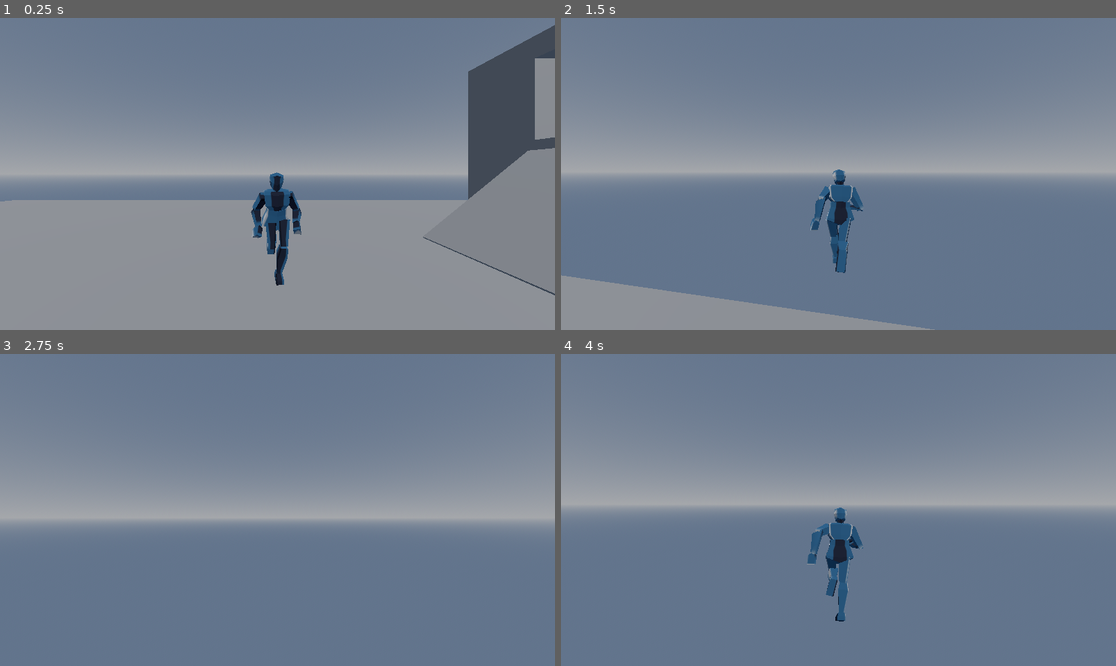
Above: before the commit, frames 1-4 (two rows, left to right).
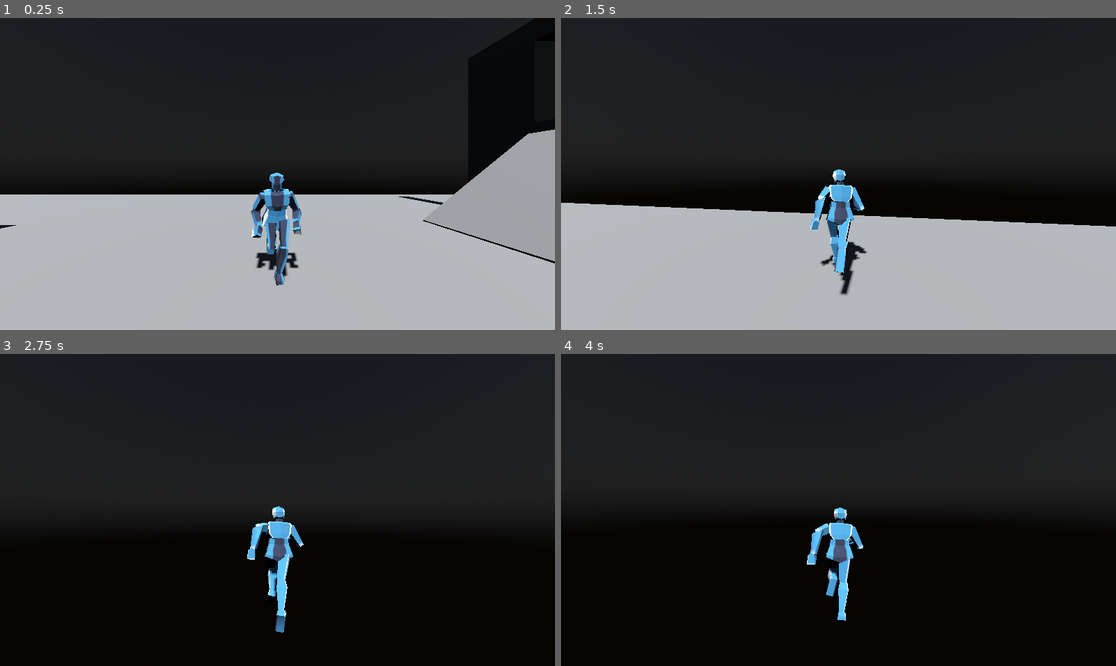
Above: after the commit, the same moments.

Repository: TheCodeWizard27/ProjectAtrox
Game: Godot game, scene res://src/scenes/player/player_test_scene.tscn
The game is run twice, just before and just after one commit, with the same random seed, the same clock (stepped at 60 frames per second) and the same inputs. This scene is started directly instead of the project's main scene. The engine's default icon, where the game draws it, is replaced by a stand-in: a white triangle on a blue panel in a dark square.
Inputs (mouse positions are in pixels of both pictures, inside the frame that each line leads up to):
- Up to frame 1 (0.25 s): no input
- Up to frame 2 (1.5 s): move the mouse to (866, 174) at 0.52 s; hold Space (jump) 0.53-1.28 s; hold Up (ui_up) from 0.53 s (still down); move the mouse to (810, 174) at 1.27 s; click (810, 174) at 1.35 s
- Up to frame 3 (2.75 s): keep holding Up (ui_up); tap Space (jump) at 1.52, 1.55, 1.82, 2.3 s; move the mouse to (288, 503) at 2.02 s; hold Shift (shift) from 2.03 s (still down)
- Up to frame 4 (4 s): keep holding Up (ui_up); move the mouse to (832, 516) at 2.77 s; release Shift (shift) at 2.78 s; tap Space (jump) at 2.85, 3.02, 3.32 s; move the mouse to (877, 513) at 3.52 s; hold Space (jump) from 3.53 s (still down); click (877, 513) at 3.6 s

The runs differ from the first frame. In frame 1, 100% of the frame differs, in the area x 0-100%, y 0-100%; in frame 2, 100%; in frame 3, 100%; in frame 4, 100%.

Commit message:
Intermediate commit with a lot of refactoring.

Diff:
--- a/src/assets/guy.tscn
+++ b/src/assets/guy.tscn
@@ -3,34 +3,34 @@
 [ext_resource type="PackedScene" uid="uid://slcrdsg5ydjr" path="res://src/assets/guy.glb" id="1_htcds"]
 [ext_resource type="Texture2D" uid="uid://bjev50b72ddco" path="res://icon.svg" id="2_sl3fv"]
 
-[sub_resource type="ORMMaterial3D" id="ORMMaterial3D_72jf7"]
+[sub_resource type="StandardMaterial3D" id="StandardMaterial3D_3swmu"]
 albedo_texture = ExtResource("2_sl3fv")
 
 [node name="guy" instance=ExtResource("1_htcds")]
 
 [node name="rig" parent="." index="0"]
-transform = Transform3D(1.09753, 0.0337138, -0.123084, -0.0501104, 1.09393, -0.147193, 0.117368, 0.15179, 1.08814, -0.0315404, -0.0684282, -0.191763)
+transform = Transform3D(0.502428, 0.0506116, -0.982785, 0.00419316, 1.10334, 0.058964, 0.984076, -0.0305415, 0.501518, -0.0281785, -0.0430122, 0.0216964)
 
 [node name="Skeleton3D" parent="rig" index="0"]
-bones/1/rotation = Quaternion(-0.0417657, 0.125673, -0.00159202, 0.991191)
-bones/2/rotation = Quaternion(-0.0109901, 0.0152603, 0.012072, 0.99975)
-bones/3/rotation = Quaternion(-0.0276256, 0.0155325, 0.0106631, 0.999441)
-bones/4/rotation = Quaternion(0.212323, -0.0115893, -0.00727316, 0.977104)
+bones/1/rotation = Quaternion(0.0991844, 0.0667717, -0.0241525, 0.992532)
+bones/2/rotation = Quaternion(0.102909, 0.0224575, -0.00653778, 0.994416)
+bones/3/rotation = Quaternion(0.086043, 0.0222663, -0.00706676, 0.996018)
+bones/4/rotation = Quaternion(0.187264, -0.035663, 0.00290819, 0.981658)
 bones/4/scale = Vector3(1, 1, 1)
-bones/5/rotation = Quaternion(-0.00691999, -0.0127312, -0.0050126, 0.999883)
-bones/6/rotation = Quaternion(-0.15955, -0.0115639, -0.00731335, 0.987095)
-bones/8/rotation = Quaternion(-0.57651, -0.353325, -0.433394, 0.595792)
-bones/9/rotation = Quaternion(-0.283418, 0.931645, -0.167488, 0.153817)
+bones/5/rotation = Quaternion(-0.0323686, -0.0345161, 0.00943147, 0.998835)
+bones/6/rotation = Quaternion(-0.18454, -0.0356729, 0.00278405, 0.982174)
+bones/8/rotation = Quaternion(-0.639507, -0.281971, -0.362133, 0.616752)
+bones/9/rotation = Quaternion(-0.0828665, 0.561004, -0.23517, 0.789369)
 bones/9/scale = Vector3(1, 1, 1)
-bones/10/rotation = Quaternion(0.561069, 0.189727, 0.184448, 0.784336)
+bones/10/rotation = Quaternion(0.445452, 0.157629, 0.22438, 0.852279)
 bones/10/scale = Vector3(1, 1, 1)
-bones/11/rotation = Quaternion(-0.026307, -0.331753, -0.0271087, 0.94261)
+bones/11/rotation = Quaternion(0.0191103, -0.659741, 0.0470199, 0.749777)
 bones/11/scale = Vector3(1, 1, 1)
-bones/13/rotation = Quaternion(-0.595503, 0.340056, 0.41048, 0.601036)
-bones/14/rotation = Quaternion(-0.0297707, -0.641671, 0.551874, 0.531796)
-bones/15/rotation = Quaternion(0.6859, -0.162671, -0.225485, 0.672485)
+bones/13/rotation = Quaternion(-0.577264, 0.386852, 0.356013, 0.624793)
+bones/14/rotation = Quaternion(0.0872094, -0.576266, 0.124586, 0.802988)
+bones/15/rotation = Quaternion(0.189304, -0.230454, -0.0625688, 0.952439)
 bones/15/scale = Vector3(1, 1, 1)
-bones/16/rotation = Quaternion(-0.0275684, 0.366282, -0.183404, 0.911834)
+bones/16/rotation = Quaternion(0.026953, 0.279318, 0.101212, 0.954469)
 bones/18/rotation = Quaternion(-5.42602e-08, 0.696936, 0.717133, -5.25152e-08)
 bones/18/scale = Vector3(1, 1, 1)
 bones/20/rotation = Quaternion(-5.42602e-08, 0.696936, 0.717133, -5.25152e-08)
@@ -38,61 +38,60 @@
 bones/22/scale = Vector3(1, 1, 1)
 bones/24/rotation = Quaternion(-0.152455, 0.793331, 0.285504, 0.515627)
 bones/24/scale = Vector3(1, 1, 1)
-bones/26/rotation = Quaternion(0.856627, 0.0541813, -0.0561293, 0.510004)
+bones/26/rotation = Quaternion(0.850332, 0.0552364, -0.204807, 0.4816)
 bones/26/scale = Vector3(1, 1, 1)
-bones/27/rotation = Quaternion(0.89604, -0.0397053, -0.055898, 0.438646)
+bones/27/rotation = Quaternion(0.689521, 0.0368275, -0.0174008, 0.72312)
 bones/27/scale = Vector3(1, 1, 1)
-bones/28/rotation = Quaternion(-0.693154, -0.0282644, -0.0182188, 0.720004)
+bones/28/rotation = Quaternion(-0.536577, -0.0374043, 0.0940638, 0.837758)
 bones/28/scale = Vector3(1, 1, 1)
-bones/29/rotation = Quaternion(0.701062, 0.7108, -0.0553634, -0.0144981)
+bones/29/rotation = Quaternion(0.700396, 0.710918, -0.063233, -0.00651493)
 bones/29/scale = Vector3(1, 1, 1)
-bones/31/rotation = Quaternion(0.992892, 0.0360814, 0.032513, 0.10866)
+bones/31/rotation = Quaternion(0.704152, 0.0339248, 0.0911554, 0.703356)
 bones/31/scale = Vector3(1, 1, 1)
-bones/32/rotation = Quaternion(0.247036, -0.0847725, 0.00568328, 0.965274)
+bones/32/rotation = Quaternion(0.886481, -0.0603104, 0.0380189, 0.45724)
 bones/32/scale = Vector3(1, 1, 1)
-bones/33/rotation = Quaternion(-0.720129, -0.0260881, -0.0510172, 0.691471)
+bones/33/rotation = Quaternion(-0.601396, 0.0798141, -0.0715011, 0.791732)
 bones/33/scale = Vector3(1, 1, 1)
-bones/34/rotation = Quaternion(-0.660195, 0.688403, -0.242271, -0.177618)
+bones/34/rotation = Quaternion(-0.701144, 0.710778, -0.0543081, 0.0155695)
 
 [node name="Foot" parent="rig/Skeleton3D" index="0"]
 transform = Transform3D(0.9998, -0.0199913, -0.000993796, 0.0199915, 0.9998, 0.000246026, 0.000988677, -0.000265852, 1, 0, 0, 0)
-surface_material_override/0 = SubResource("ORMMaterial3D_72jf7")
+surface_material_override/0 = SubResource("StandardMaterial3D_3swmu")
 
 [node name="Hand" parent="rig/Skeleton3D" index="1"]
 transform = Transform3D(0.9998, -0.0199913, -0.000993796, 0.0199915, 0.9998, 0.000246026, 0.000988677, -0.000265852, 1, 0, 0, 0)
-surface_material_override/0 = SubResource("ORMMaterial3D_72jf7")
+surface_material_override/0 = SubResource("StandardMaterial3D_3swmu")
 
 [node name="Head" parent="rig/Skeleton3D" index="2"]
 transform = Transform3D(0.9998, -0.0199913, -0.000993796, 0.0199915, 0.9998, 0.000246026, 0.000988677, -0.000265852, 1, 0, 0, 0)
-surface_material_override/0 = SubResource("ORMMaterial3D_72jf7")
+surface_material_override/0 = SubResource("StandardMaterial3D_3swmu")
 
 [node name="LowerArm" parent="rig/Skeleton3D" index="3"]
 transform = Transform3D(0.9998, -0.0199913, -0.000993796, 0.0199915, 0.9998, 0.000246026, 0.000988677, -0.000265852, 1, 0, 0, 0)
-surface_material_override/0 = SubResource("ORMMaterial3D_72jf7")
+surface_material_override/0 = SubResource("StandardMaterial3D_3swmu")
 
 [node name="LowerBody" parent="rig/Skeleton3D" index="4"]
 transform = Transform3D(0.9998, -0.0199913, -0.000993796, 0.0199915, 0.9998, 0.000246026, 0.000988677, -0.000265852, 1, 0, 0, 0)
-surface_material_override/0 = SubResource("ORMMaterial3D_72jf7")
+surface_material_override/0 = SubResource("StandardMaterial3D_3swmu")
 
 [node name="Neck" parent="rig/Skeleton3D" index="5"]
 transform = Transform3D(0.9998, -0.0199913, -0.000993796, 0.0199915, 0.9998, 0.000246026, 0.000988677, -0.000265852, 1, 0, 0, 0)
-surface_material_override/0 = SubResource("ORMMaterial3D_72jf7")
+surface_material_override/0 = SubResource("StandardMaterial3D_3swmu")
 
 [node name="UnderLeg" parent="rig/Skeleton3D" index="6"]
 transform = Transform3D(0.9998, -0.0199913, -0.000993796, 0.0199915, 0.9998, 0.000246026, 0.000988677, -0.000265852, 1, 0, 0, 0)
-surface_material_override/0 = SubResource("ORMMaterial3D_72jf7")
+surface_material_override/0 = SubResource("StandardMaterial3D_3swmu")
 
 [node name="UpperArm" parent="rig/Skeleton3D" index="7"]
 transform = Transform3D(0.9998, -0.0199913, -0.000993796, 0.0199915, 0.9998, 0.000246026, 0.000988677, -0.000265852, 1, 0, 0, 0)
-surface_material_override/0 = SubResource("ORMMaterial3D_72jf7")
+surface_material_override/0 = SubResource("StandardMaterial3D_3swmu")
 
 [node name="UpperBody" parent="rig/Skeleton3D" index="8"]
 transform = Transform3D(0.9998, -0.0199913, -0.000993796, 0.0199915, 0.9998, 0.000246026, 0.000988677, -0.000265852, 1, 0, 0, 0)
-surface_material_override/0 = SubResource("ORMMaterial3D_72jf7")
+surface_material_override/0 = SubResource("StandardMaterial3D_3swmu")
 
 [node name="UpperLeg" parent="rig/Skeleton3D" index="9"]
-transform = Transform3D(1, 0, 0, 0, 1, 0, 0, 0, 1, 0, 0, 0)
-surface_material_override/0 = SubResource("ORMMaterial3D_72jf7")
+surface_material_override/0 = SubResource("StandardMaterial3D_3swmu")
 
 [node name="AnimationPlayer" parent="." index="1"]
 autoplay = "running"
--- a/src/scenes/free_cam/free_cam.gd
+++ b/src/scenes/free_cam/free_cam.gd
@@ -1,28 +1,20 @@
 extends CameraController
 
-@export var enabled: bool = true:
-	get:
-		return enabled
-	set(value):
-		enabled = value
-		_setup_camera()
+@export var max_speed: float = 100
+@export var min_speed: float = 10
+@export var speed_increment: float = 1
+
+@onready var _camera: Camera3D = $Camera3D
 
 var _speed: float = 20
 
 func _ready() -> void:
-	_setup_camera()
+	active_changed.connect(func(value): _camera.current = value)
 
-func _setup_camera() -> void:
-	var remoteCamera = $'RemoteCamera';
-
-	if(!enabled):
-		remoteCamera.remote_path = ^''
+func _physics_process(delta: float) -> void:
+	if(not active):
 		return
 
-	if(camera != null):
-		remoteCamera.remote_path = camera.get_path()
-
-func _physics_process(delta: float) -> void:
 	var move_dir = Vector3.ZERO
 
 	move_dir.x = Input.get_action_strength('ui_right') - Input.get_action_strength('ui_left')
@@ -37,17 +29,14 @@
 	position = lerp(position, position + move_dir * _speed, delta)
 
 func _unhandled_input(event: InputEvent) -> void:
-	if(not enabled):
+	if(not active):
 		return
 
 	super._unhandled_input(event)
 
-	if(not camera.current):
-		return
-
 	if(event is InputEventMouseButton):
 		match(event.button_index):
 			MOUSE_BUTTON_WHEEL_UP:
-				_speed = minf(_speed + 1, 100)
+				_speed = minf(_speed + speed_increment, max_speed)
 			MOUSE_BUTTON_WHEEL_DOWN:
-				_speed = maxf(_speed - 1, 10)
+				_speed = maxf(_speed - speed_increment, min_speed)
--- a/src/scenes/free_cam/free_cam.tscn
+++ b/src/scenes/free_cam/free_cam.tscn
@@ -5,4 +5,4 @@
 [node name="FreeCam" type="Node3D"]
 script = ExtResource("1_2cukc")
 
-[node name="RemoteCamera" type="RemoteTransform3D" parent="."]
+[node name="Camera3D" type="Camera3D" parent="."]
--- /dev/null
+++ b/src/scenes/player/camera_mount.gd
@@ -0,0 +1,7 @@
+
+extends CameraController
+
+@onready var camera: Camera3D = $CameraArm/Camera3D
+
+func _ready() -> void:
+	active_changed.connect(func(value): camera.current = value)
--- a/src/scenes/player/player.gd
+++ b/src/scenes/player/player.gd
@@ -2,18 +2,19 @@
 class_name Player
 extends Node3D
 
-@export var enabled: bool = true:
+@export var active: bool = true:
 	get:
-		return enabled
+		return active
 	set(value):
-		enabled = value
-		_setup_camera()
-@export var speed: float = Globals.PLAYER_SPEED
-@export var jump_height: float = Globals.PLAYER_JUMP_HEIGHT
+		active = value
+		Utils.call_when_ready(self, func(): _set_camera_active(value))
+
+@export var max_speed: float = Globals.PLAYER_MAX_SPEED
+@export var acceleration: float = Globals.PLAYER_ACCELERATION # Why does only a value of like 100 feel good.
+@export var min_jump_height: float = Globals.PLAYER_MIN_JUMP_HEIGHT
+@export var max_jump_height: float = Globals.PLAYER_MAX_JUMP_HEIGHT
 @export var jump_time: float = Globals.PLAYER_JUMP_TIME
-@export var turn_threshold: float = 0.2
-
-@export var camera: Camera3D
+@export var turn_threshold: float = Globals.PLAYER_TURN_THRESHOLD
 
 @onready var _state: StateMachine = $'State'
 @onready var _body: CharacterBody3D = $'Body'
@@ -25,34 +26,33 @@
 	move_dir.z = Input.get_action_strength('ui_down') - Input.get_action_strength('ui_up')
 	move_dir = move_dir.rotated(Vector3.UP, _camera_mount.rotation.y).normalized()
 
-	var x_speed = move_dir.x * speed * speed_modifier
-	var z_speed = move_dir.z * speed * speed_modifier
+	# Calculate velocity with separated y component.
+	var y_velocity = _body.velocity.y
+	_body.velocity = _body.velocity.move_toward(move_dir * max_speed, acceleration * delta)
+	_body.velocity.y = y_velocity - Globals.GRAVITY * 3 * delta
 
-	_body.velocity.x = lerpf(_body.velocity.x, min(x_speed, speed), 1)
-	_body.velocity.z = lerpf(_body.velocity.z, min(z_speed, speed), 1)
+	# Rotate Character body
+	if(move_dir.length() > turn_threshold):
+		var target = Vector3.BACK.signed_angle_to(move_dir, Vector3.UP)
+		_body.rotation.y = lerp_angle(_body.rotation.y, target, 10 * delta)
 
-func _ready() -> void:
-	_setup_camera()
+	#var x_speed = move_dir.x * speed * speed_modifier
+	#var z_speed = move_dir.z * speed * speed_modifier
 
-func _setup_camera() -> void:
-	var remoteCamera = $CameraMount/CameraArm/RemoteCamera;
+	#_body.velocity.x = lerpf(_body.velocity.x, min(x_speed, speed), 1)
+	#_body.velocity.z = lerpf(_body.velocity.z, min(z_speed, speed), 1)
 
-	if(!enabled):
-		remoteCamera.remote_path = ^''
-		return
-
-	if(camera != null):
-		remoteCamera.remote_path = camera.get_path()
-		_camera_mount.camera = camera
+func _set_camera_active(value: bool) -> void:
+	_camera_mount.active = value
 
 func _process(delta: float) -> void:
-	if(!enabled):
+	if(!active):
 		return
 
 	_state.process(delta)
 
 func _physics_process(delta: float) -> void:
-	if(!enabled):
+	if(!active):
 		return
 
 	_state.physics_process(delta)
@@ -60,9 +60,3 @@
 
 func _apply_movement(delta: float) -> void:
 	_body.move_and_slide()
-
-	var movement = Vector2(_body.velocity.x, _body.velocity.z)
-
-	if(movement.length() > turn_threshold):
-		var target = Quaternion(Vector3.UP, Vector2(_body.velocity.z, _body.velocity.x).angle())
-		_body.basis = _body.basis.slerp(target, 0.2)
--- a/src/scenes/player/player.tscn
+++ b/src/scenes/player/player.tscn
@@ -1,9 +1,9 @@
-[gd_scene load_steps=9 format=3 uid="uid://duchts23k3yxm"]
+[gd_scene load_steps=10 format=3 uid="uid://duchts23k3yxm"]
 
 [ext_resource type="Script" path="res://src/scenes/player/player.gd" id="1_6dcuc"]
 [ext_resource type="Script" path="res://src/utility/state_machine/state_machine.gd" id="1_vniht"]
 [ext_resource type="PackedScene" uid="uid://cg7pt0ick1aks" path="res://src/assets/guy.tscn" id="2_cngte"]
-[ext_resource type="Script" path="res://src/utility/camera_controller.gd" id="2_mmyg0"]
+[ext_resource type="Script" path="res://src/scenes/player/camera_mount.gd" id="3_fv4qe"]
 [ext_resource type="Script" path="res://src/scenes/player/states/airborne.gd" id="4_ktq5s"]
 [ext_resource type="Script" path="res://src/scenes/player/states/grounded.gd" id="5_6nusj"]
 
@@ -11,10 +11,13 @@
 
 [sub_resource type="CapsuleShape3D" id="CapsuleShape3D_gjp8o"]
 
+[sub_resource type="SphereShape3D" id="SphereShape3D_3vwln"]
+
 [node name="Player" type="Node3D"]
 script = ExtResource("1_6dcuc")
 
 [node name="Body" type="CharacterBody3D" parent="."]
+floor_snap_length = 0.2
 
 [node name="Mesh" type="MeshInstance3D" parent="Body"]
 visible = false
@@ -34,13 +37,14 @@
 
 [node name="CameraMount" type="Node3D" parent="."]
 transform = Transform3D(1, 0, 0, 0, 1, 0, 0, 0, 1, 0, 2, 0)
-script = ExtResource("2_mmyg0")
+script = ExtResource("3_fv4qe")
 
 [node name="CameraArm" type="SpringArm3D" parent="CameraMount"]
+shape = SubResource("SphereShape3D_3vwln")
 spring_length = 4.0
-margin = 0.1
+margin = 0.2
 
-[node name="RemoteCamera" type="RemoteTransform3D" parent="CameraMount/CameraArm"]
+[node name="Camera3D" type="Camera3D" parent="CameraMount/CameraArm"]
 
 [node name="State" type="Node" parent="."]
 script = ExtResource("1_vniht")
--- a/src/scenes/player/player_test_scene.tscn
+++ b/src/scenes/player/player_test_scene.tscn
@@ -1,38 +1,54 @@
-[gd_scene load_steps=6 format=3 uid="uid://dl0tbfrqgfpka"]
+[gd_scene load_steps=9 format=3 uid="uid://dl0tbfrqgfpka"]
 
 [ext_resource type="PackedScene" uid="uid://duchts23k3yxm" path="res://src/scenes/player/player.tscn" id="1_juro1"]
 [ext_resource type="PackedScene" uid="uid://b6a75x1i220e6" path="res://src/scenes/free_cam/free_cam.tscn" id="2_32amj"]
 
-[sub_resource type="ProceduralSkyMaterial" id="ProceduralSkyMaterial_3h06y"]
-ground_bottom_color = Color(0.384314, 0.454902, 0.54902, 1)
+[sub_resource type="PhysicalSkyMaterial" id="PhysicalSkyMaterial_40e2c"]
 
-[sub_resource type="Sky" id="Sky_sbh6i"]
-sky_material = SubResource("ProceduralSkyMaterial_3h06y")
+[sub_resource type="Sky" id="Sky_w5o4s"]
+sky_material = SubResource("PhysicalSkyMaterial_40e2c")
 
-[sub_resource type="Environment" id="Environment_obhwr"]
+[sub_resource type="Environment" id="Environment_lu6ox"]
 background_mode = 2
-sky = SubResource("Sky_sbh6i")
+sky = SubResource("Sky_w5o4s")
+tonemap_mode = 2
+sdfgi_enabled = true
+
+[sub_resource type="CameraAttributesPractical" id="CameraAttributesPractical_ihcau"]
+
+[sub_resource type="StandardMaterial3D" id="StandardMaterial3D_0dx38"]
+albedo_color = Color(0.873298, 0.873298, 0.873298, 1)
+metallic = 1.0
+grow_amount = -12.8
+
+[sub_resource type="StandardMaterial3D" id="StandardMaterial3D_5io4h"]
+albedo_color = Color(0.892217, 0.851781, 0.726312, 1)
+metallic = 1.0
 
 [node name="PlayerTestScene" type="Node3D"]
 
-[node name="Player" parent="." node_paths=PackedStringArray("camera") instance=ExtResource("1_juro1")]
-transform = Transform3D(1, 0, 0, 0, 1, 0, 0, 0, 1, 0, -0.804432, 0)
-camera = NodePath("../Camera3D")
-
-[node name="Camera3D" type="Camera3D" parent="."]
-transform = Transform3D(1, 0, 0, 0, 1, 0, 0, 0, 1, 0, 1.13111, 0)
-environment = SubResource("Environment_obhwr")
-current = true
+[node name="WorldEnvironment" type="WorldEnvironment" parent="."]
+environment = SubResource("Environment_lu6ox")
+camera_attributes = SubResource("CameraAttributesPractical_ihcau")
 
 [node name="DirectionalLight3D" type="DirectionalLight3D" parent="."]
-transform = Transform3D(1, 0, 0, 0, 0.647561, 0.762013, 0, -0.762013, 0.647561, 0, 40.0506, 0)
+transform = Transform3D(1, 0, 0, 0, 0.647561, 0.762013, 0, -0.762013, 0.647561, 0, 28.1011, 0)
+shadow_enabled = true
+
+[node name="Player" parent="." instance=ExtResource("1_juro1")]
+transform = Transform3D(1, 0, 0, 0, 1, 0, 0, 0, 1, 0, -1.80443, 0)
+acceleration = 100.0
+
+[node name="FreeCam" parent="." instance=ExtResource("2_32amj")]
+transform = Transform3D(1, 0, 0, 0, 1, 0, 0, 0, 1, -0.305, 6.94618, -1.7631)
+active = false
 
 [node name="Map" type="Node3D" parent="."]
 
 [node name="CSGBox3D" type="CSGBox3D" parent="Map"]
-transform = Transform3D(1, 0, 0, 0, 1, 0, 0, 0, 1, -0.102882, -2.30443, -1.58324)
+transform = Transform3D(1, 0, 0, 0, 1, 0, 0, 0, 1, -0.102882, -2.30443, -1.11257)
 use_collision = true
-size = Vector3(54.394, 1, 30.9423)
+size = Vector3(54.394, 1, 30.001)
 
 [node name="CSGBox3D2" type="CSGBox3D" parent="Map"]
 transform = Transform3D(1, 0, 0, 0, 1, 0, 0, 0, 1, 11.1222, 2.40358, -0.419678)
@@ -40,7 +56,7 @@
 size = Vector3(1, 8.41602, 13.8394)
 
 [node name="CSGBox3D4" type="CSGBox3D" parent="Map/CSGBox3D2"]
-transform = Transform3D(1, 0, 0, 0, 1, 0, 0, 0, 1, -0.0318689, 1.60035, 0.0312026)
+transform = Transform3D(1, 0, 0, 0, 1, 0, 0, 0, 1, 0.0386295, 1.60035, 0.0312026)
 operation = 2
 size = Vector3(1.35101, 3.37585, 8.021)
 
@@ -49,7 +65,14 @@
 use_collision = true
 size = Vector3(6.23926, 1, 8.31396)
 
-[node name="FreeCam" parent="." node_paths=PackedStringArray("camera") instance=ExtResource("2_32amj")]
-transform = Transform3D(1, 0, 0, 0, 1, 0, 0, 0, 1, -0.305, 6.94618, -1.7631)
-enabled = false
-camera = NodePath("../Camera3D")
+[node name="CSGBox3D5" type="CSGBox3D" parent="Map"]
+transform = Transform3D(1, 0, 0, 0, 1, 0, 0, 0, 1, -15.3611, -1.30443, 1.4834)
+use_collision = true
+size = Vector3(1, 1, 12)
+material = SubResource("StandardMaterial3D_0dx38")
+
+[node name="CSGBox3D4" type="CSGBox3D" parent="Map"]
+transform = Transform3D(1, 0, 0, 0, 1, 0, 0, 0, 1, -10.6864, -1.30443, 0.741699)
+use_collision = true
+size = Vector3(1, 1, 8)
+material = SubResource("StandardMaterial3D_5io4h")
--- a/src/scenes/player/states/airborne.gd
+++ b/src/scenes/player/states/airborne.gd
@@ -2,10 +2,10 @@
 
 func physics_update(delta: float) -> void:
 
-	body.velocity.y -= Globals.GRAVITY * delta
+	#body.velocity.y -= Globals.GRAVITY * delta
 
 	if(body.is_on_floor()):
 		transition_to(PlayerState.GROUNDED)
 		return
 
-	player.process_movement(delta, 0.5)
+	player.process_movement(delta)
--- a/src/scenes/player/states/grounded.gd
+++ b/src/scenes/player/states/grounded.gd
@@ -10,7 +10,7 @@
 
 func physics_update(delta: float) -> void:
 
-	if(not body.is_on_floor()):
+	if(!body.is_on_floor()):
 		transition_to(PlayerState.AIRBORNE)
 		return
 
--- a/src/scenes/player/third_person_camera.tscn
+++ b/src/scenes/player/third_person_camera.tscn
@@ -1,22 +1,11 @@
-[gd_scene load_steps=5 format=3 uid="uid://cfn12143wise8"]
+[gd_scene load_steps=2 format=3 uid="uid://ck0ja338ren85"]
 
 [ext_resource type="Script" path="res://src/utility/camera_controller.gd" id="1_pk70c"]
 
-[sub_resource type="ProceduralSkyMaterial" id="ProceduralSkyMaterial_af78m"]
-
-[sub_resource type="Sky" id="Sky_8ft0y"]
-sky_material = SubResource("ProceduralSkyMaterial_af78m")
-
-[sub_resource type="Environment" id="Environment_acsgy"]
-background_mode = 2
-sky = SubResource("Sky_8ft0y")
-
-[node name="CameraMount" type="Node3D" node_paths=PackedStringArray("camera")]
+[node name="CameraMount" type="Node3D"]
 script = ExtResource("1_pk70c")
-camera = NodePath("CameraArm/Camera")
 
 [node name="CameraArm" type="SpringArm3D" parent="."]
 spring_length = 4.0
 
 [node name="Camera" type="Camera3D" parent="CameraArm"]
-environment = SubResource("Environment_acsgy")
--- a/src/utility/camera_controller.gd
+++ b/src/utility/camera_controller.gd
@@ -3,13 +3,20 @@
 extends Node3D
 
 @export_range(0, 1) var mouse_sensitivity: float = 0.2
-@export var camera: Camera3D
+@export var active: bool = true:
+	get:
+		return active
+	set(value):
+		active = value
+		active_changed.emit(value)
+
+signal active_changed
 
 func _ready():
 	Input.mouse_mode = Input.MOUSE_MODE_CAPTURED
 
 func _unhandled_input(event: InputEvent) -> void:
-	if(camera == null || not camera.current):
+	if(!active):
 		return
 
 	if(event.is_action("click")):
--- a/src/utility/globals.gd
+++ b/src/utility/globals.gd
@@ -2,6 +2,9 @@
 class_name Globals
 
 const GRAVITY: float = 9.81
-const PLAYER_SPEED: float = 20
-const PLAYER_JUMP_HEIGHT: float = 10
+const PLAYER_MAX_SPEED: float = 12.0
+const PLAYER_ACCELERATION: float = 40.0
+const PLAYER_MIN_JUMP_HEIGHT: float = 10.0
+const PLAYER_MAX_JUMP_HEIGHT: float = 10.0
 const PLAYER_JUMP_TIME: float = 0.1
+const PLAYER_TURN_THRESHOLD: float = 0.2
--- /dev/null
+++ b/src/utility/utils.gd
@@ -0,0 +1,7 @@
+class_name Utils
+
+static func call_when_ready(node: Node, callback: Callable) -> void:
+	if(!node.is_node_ready()):
+		await node.ready
+
+	callback.call()
